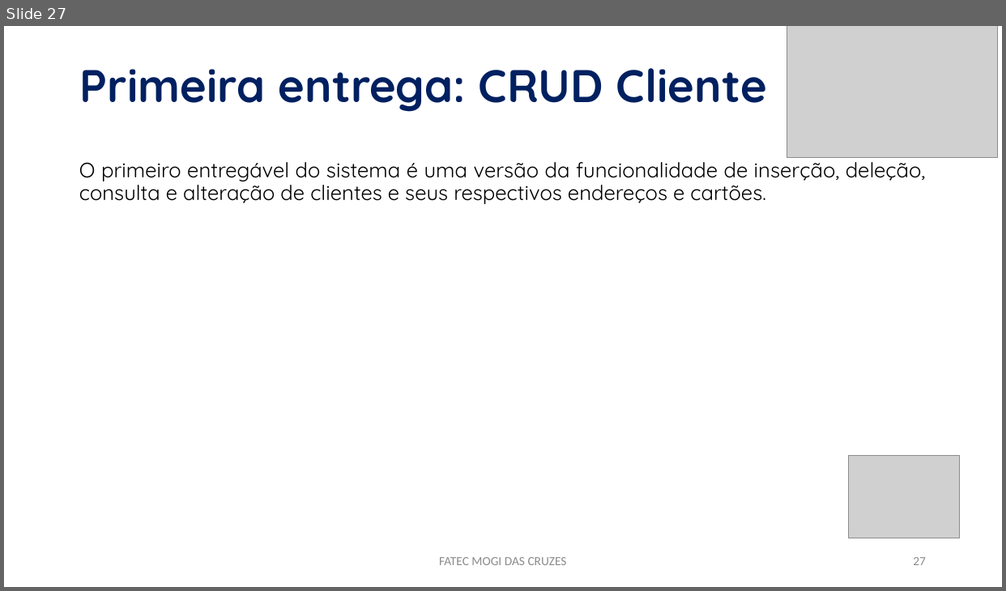
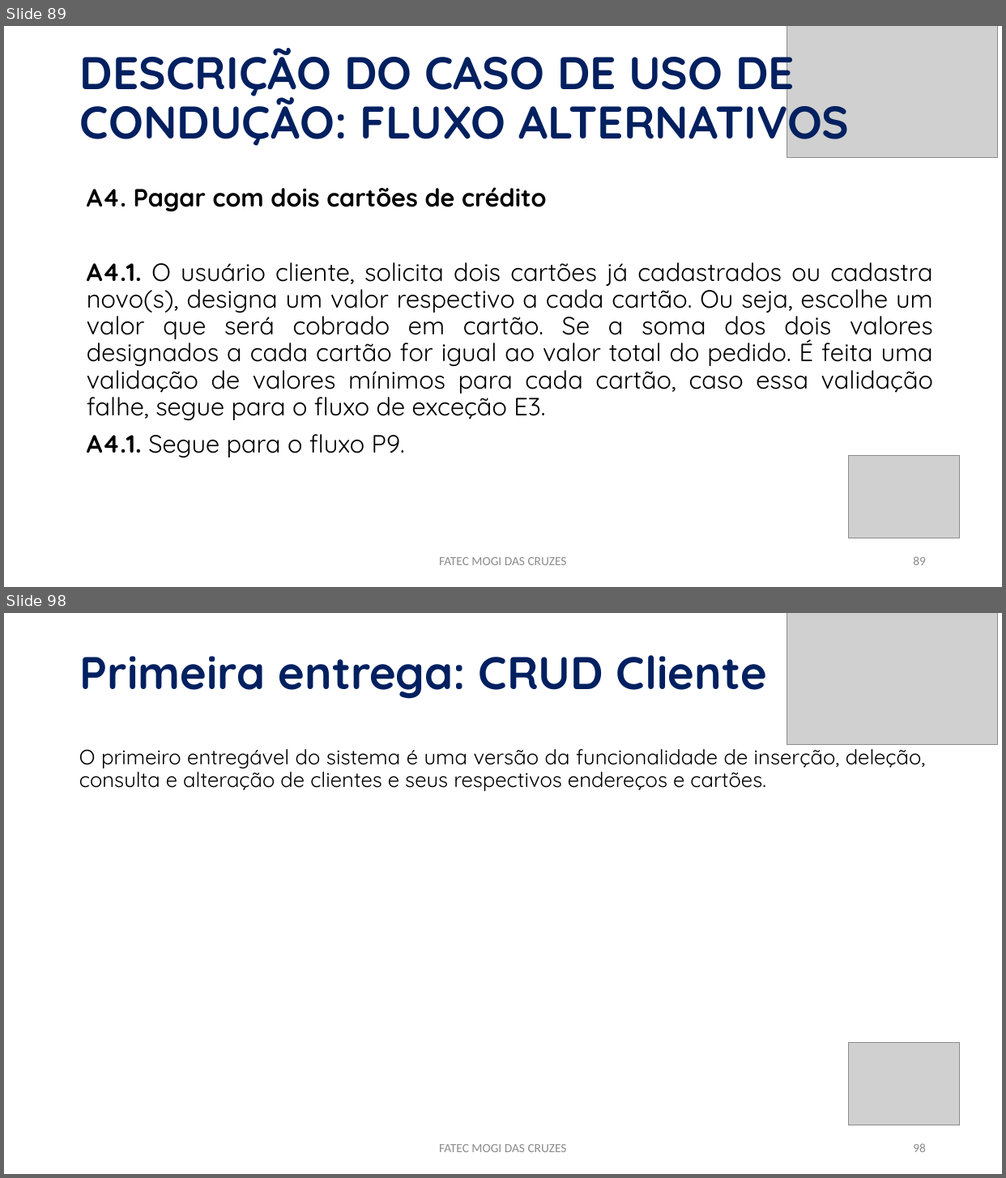
Before and after one commit to PabloLuiz1/buiatchaka-jogos, a slide deck: APRESENTAÇÃO.pptx. Shown one above the other, each under a label of ours: slide 27 before the commit, slides 89 and 98 after it; the slides between them are not shown. The pictures are 1006x591 and 1006x1178 pixels, drawn with LibreOffice and Linux fonts; fonts in the diff are those of the drawing; grey boxes stand for pictures. Boxes give left, top, right and bottom in pixels: in the first picture for what was removed or moved away, otherwise in the second. Text is boxed around its words. In the diff, an @@ line names an element or a change of style, - is before the commit and + after.

```diff
--- a/APRESENTAÇÃO.pptx
+++ b/APRESENTAÇÃO.pptx
@@ slide 89 added at (x1=4, y1=26, x2=1002, y2=587), background #FFFFFF @@
@@ title added at (x1=80, y1=42, x2=849, y2=152), 44 pt, text #002060, bold @@
+DESCRIÇÃO DO CASO DE USO DE CONDUÇÃO: FLUXO ALTERNATIVOS
@@ picture added at (x1=787, y1=26, x2=997, y2=158) @@
@@ text added at (x1=87, y1=187, x2=933, y2=458), 24 pt, text #000000 @@
+A4. Pagar com dois cartões de crédito
+A4.1. O usuário cliente, solicita dois cartões já cadastrados ou cadastra novo(s), designa um valor respectivo a cada cartão. Ou seja, escolhe um valor que será cobrado em cartão. Se a soma dos dois valores designados a cada cartão for igual ao valor total do pedido. É feita uma validação de valores mínimos para cada cartão, caso essa validação falhe, segue para o fluxo de exceção E3.
+A4.1. Segue para o fluxo P9.
@@ picture added at (x1=849, y1=456, x2=959, y2=538) @@
@@ text added at (x1=439, y1=557, x2=567, y2=565), 12 pt, text #8C8C8C @@
+FATEC MOGI DAS CRUZES
@@ page number added at (x1=913, y1=557, x2=926, y2=565), 12 pt, text #8C8C8C @@
+89
@@ what was slide 27 is now slide 98 @@
@@ page number at (x1=913, y1=1144, x2=926, y2=1152): text changed @@
-27
+98
```
Also in this commit, not shown: 2 slides changed, 74 other slides added, 27 other files.
